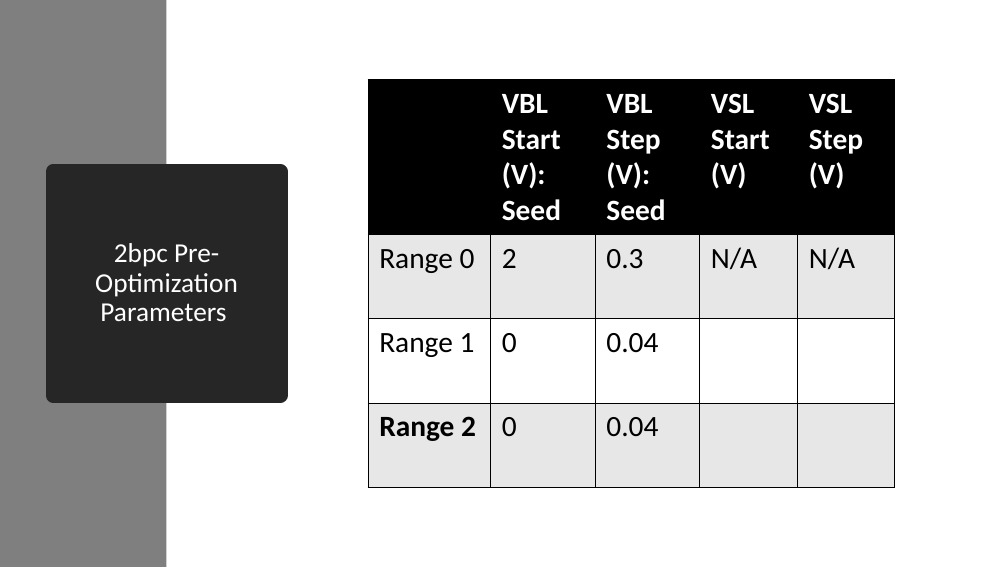
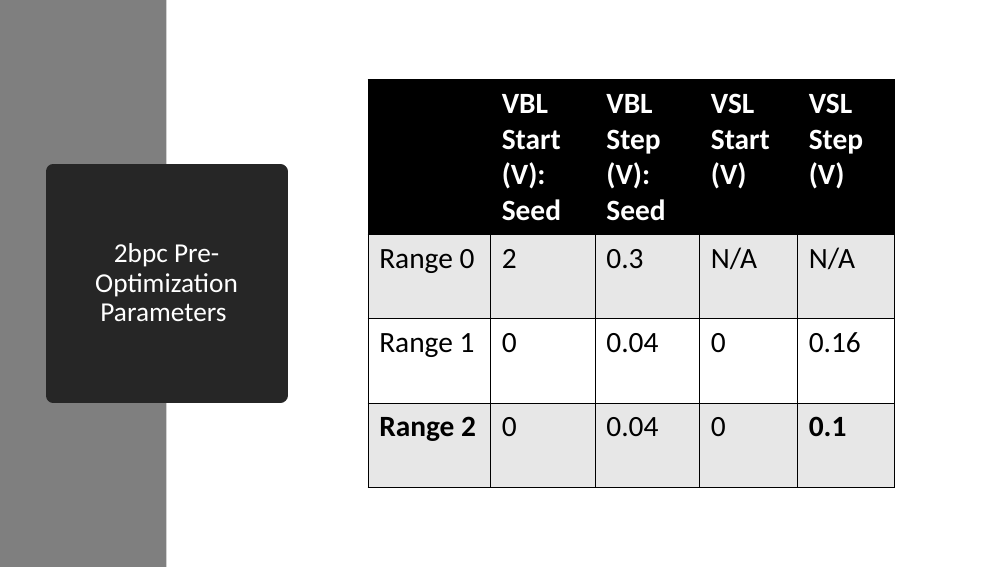
Before and after one commit to akashlevy/RRAM-RADAR-Tuning, a slide deck: slide 32 of presentations/Updates 8-4-20.pptx. Drawn at 1008x567 pixels with LibreOffice and Linux fonts; fonts in the diff are those of the drawing. Boxes give left, top, right and bottom in pixels: in the first picture for what was removed or moved away, otherwise in the second. Text is boxed around its words. In the diff, an @@ line names an element or a change of style, - is before the commit and + after.

```diff
--- a/presentations/Updates 8-4-20.pptx
+++ b/presentations/Updates 8-4-20.pptx
@@ table at [368,79,894,487] @@
-row 3, column 4: 
+row 3, column 4: 0
-row 3, column 5: 
+row 3, column 5: 0.16
-row 4, column 4: 
+row 4, column 4: 0
-row 4, column 5: 
+row 4, column 5: 0.1
```
Also in this commit, not shown: 4 other slides changed, 44 other files.
